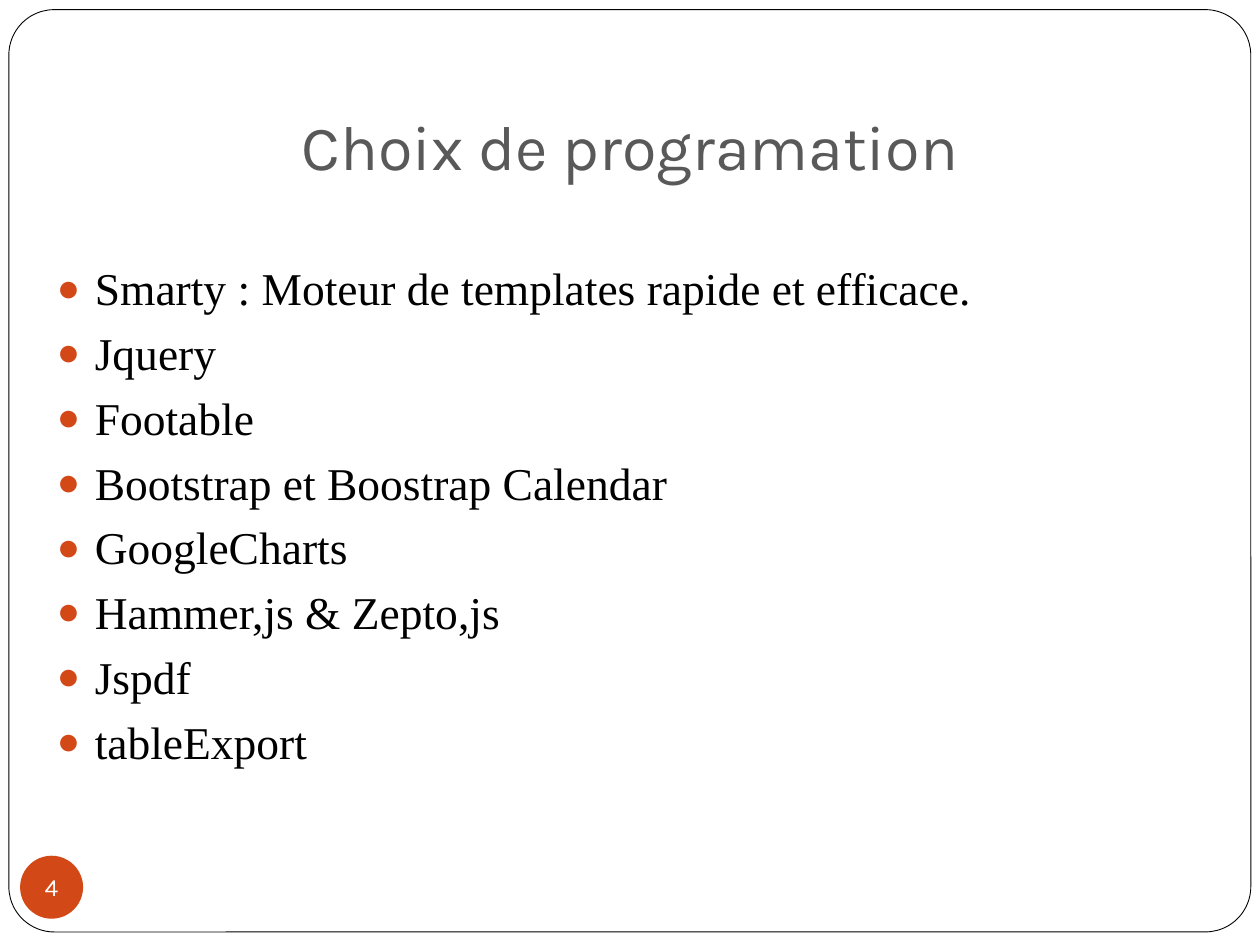
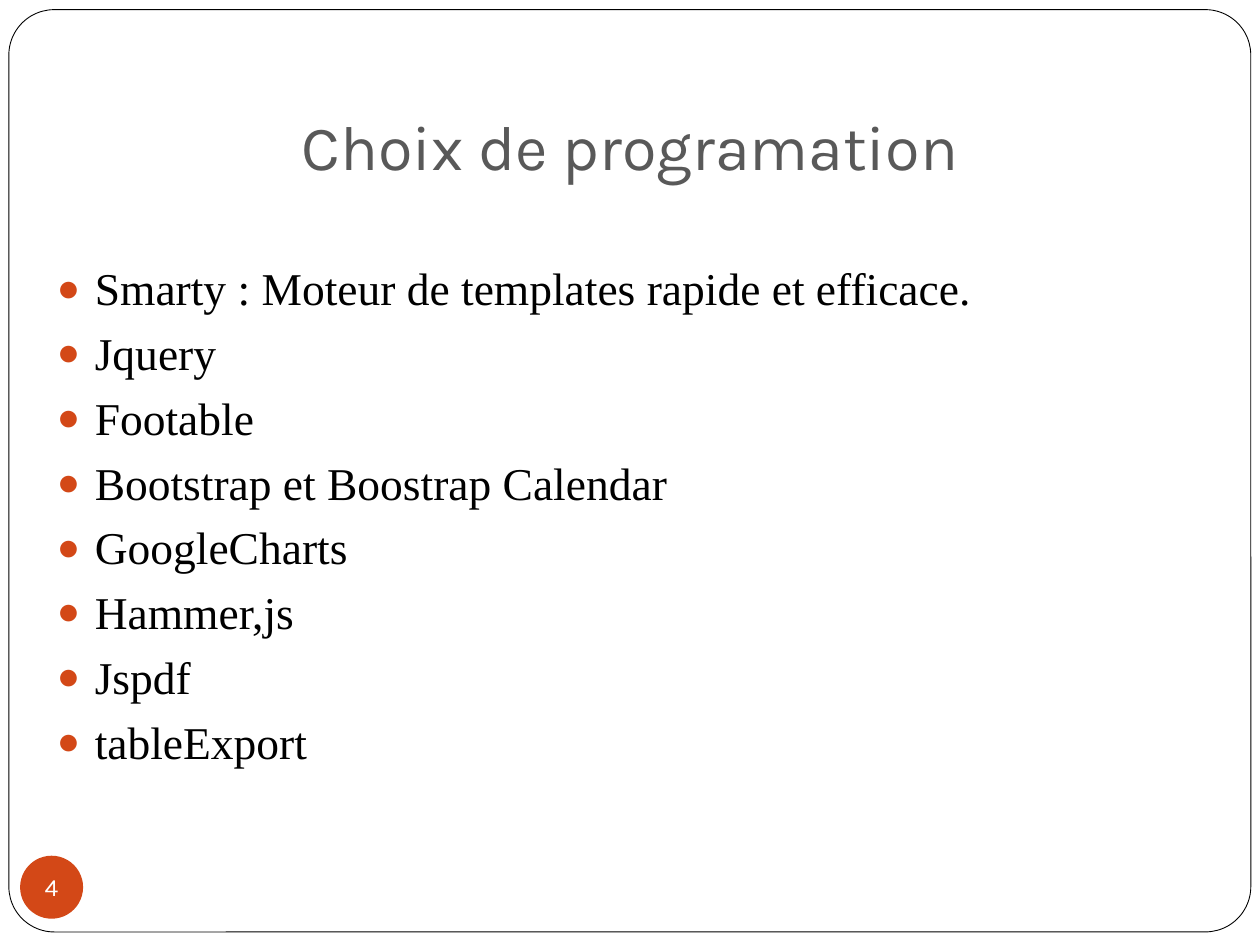
Before and after one commit to edmondsnadane/Projet-R-D, a slide deck: slide 4 of Docs/Soutenance Projet.pptx. Drawn at 1260x945 pixels with LibreOffice and Linux fonts; fonts in the diff are those of the drawing. Boxes give left, top, right and bottom in pixels: in the first picture for what was removed or moved away, otherwise in the second. Text is boxed around its words. In the diff, an @@ line names an element or a change of style, - is before the commit and + after.

Commit message:
PPT version finale

```diff
--- a/Docs/Soutenance Projet.pptx
+++ b/Docs/Soutenance Projet.pptx
@@ text at bbox=[95, 599, 294, 638]: text changed @@
-● Hammer,js & Zepto,js
+● Hammer,js
```
